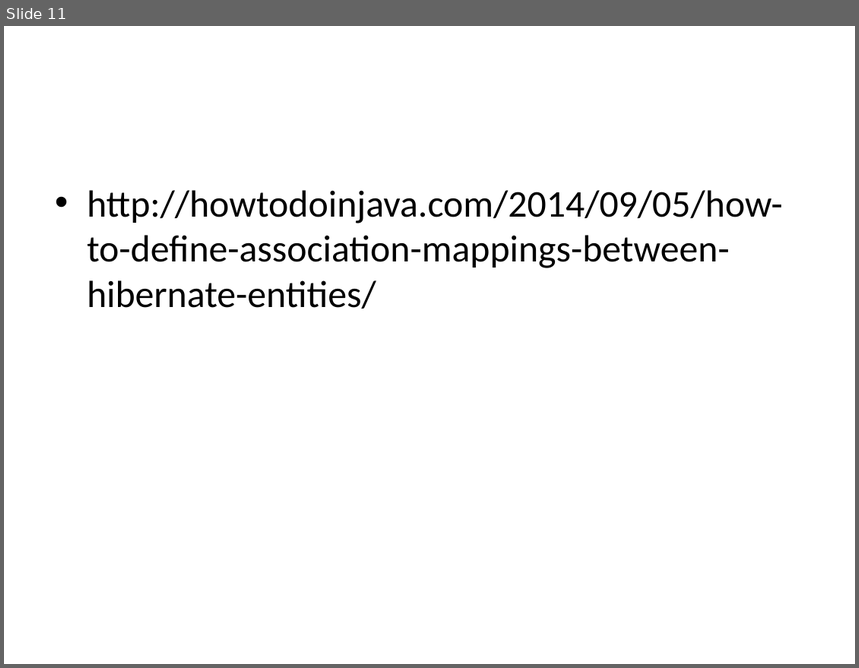
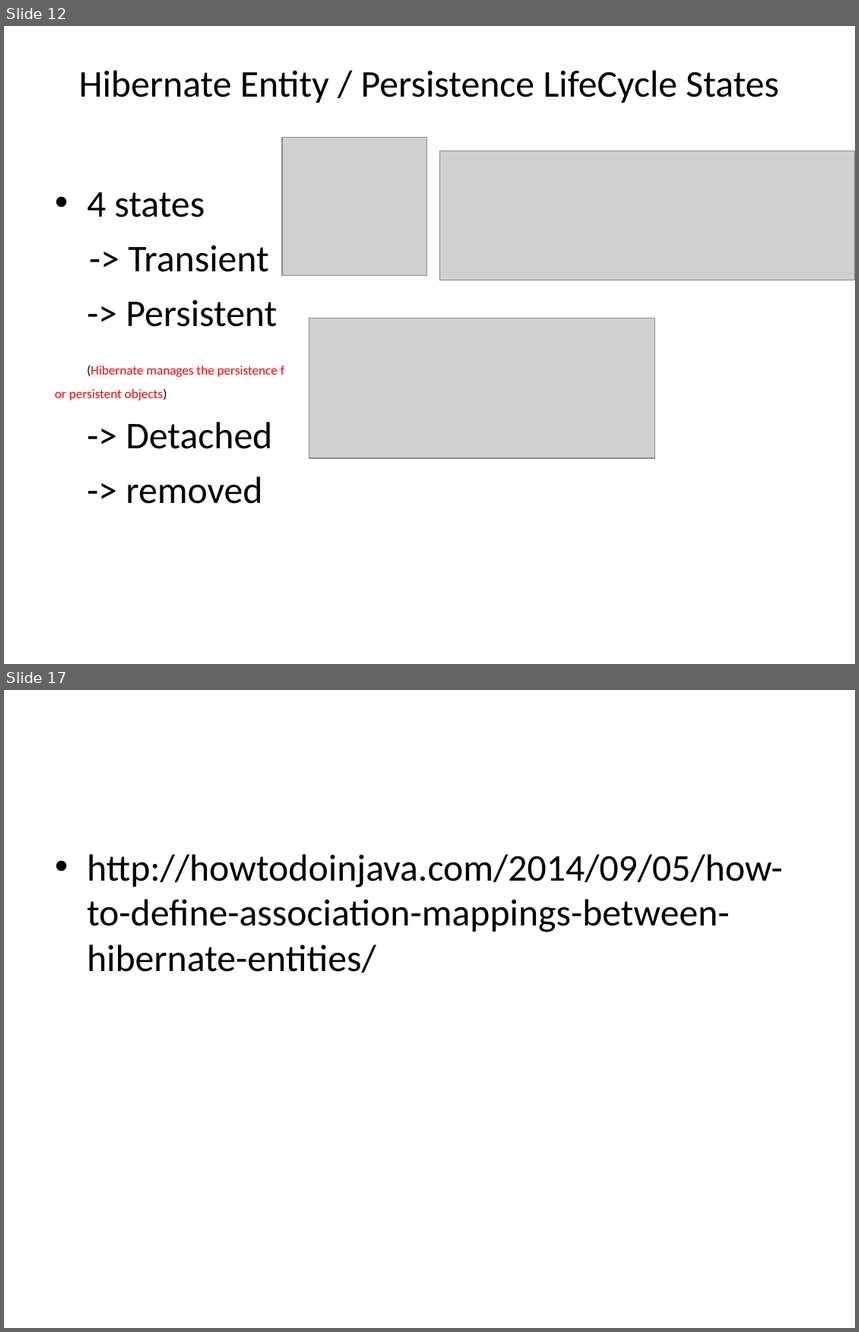
Before and after one commit to someshkumarvelusamy/myPPT, a slide deck: Hibernate 4.ppt. Shown one above the other, each under a label of ours: slide 11 before the commit, slides 12 and 17 after it; the slides between them are not shown. The pictures are 859x668 and 859x1332 pixels, drawn with LibreOffice and Linux fonts; fonts in the diff are those of the drawing; grey boxes stand for pictures. Boxes give left, top, right and bottom in pixels: in the first picture for what was removed or moved away, otherwise in the second. Text is boxed around its words. In the diff, an @@ line names an element or a change of style, - is before the commit and + after.

```diff
--- a/Hibernate 4.ppt
+++ b/Hibernate 4.ppt
@@ slide 12 added at box(4, 26, 855, 664), background #FFFFFF @@
@@ title added at box(79, 70, 779, 103), 32 pt, text #000000 @@
+Hibernate Entity / Persistence LifeCycle States
@@ picture added at box(282, 138, 427, 275) @@
@@ picture added at box(439, 151, 855, 281) @@
@@ text added at box(55, 192, 284, 504), 11 pt, text #000000 @@
+• 4 states
+-> Transient
+-> Persistent
+(Hibernate manages the persistence f
+or persistent objects)
+-> Detached
+-> removed
@@ picture added at box(309, 319, 655, 459) @@
@@ what was slide 11 is now slide 17 @@
```
Also in this commit, not shown: 5 other slides added.
